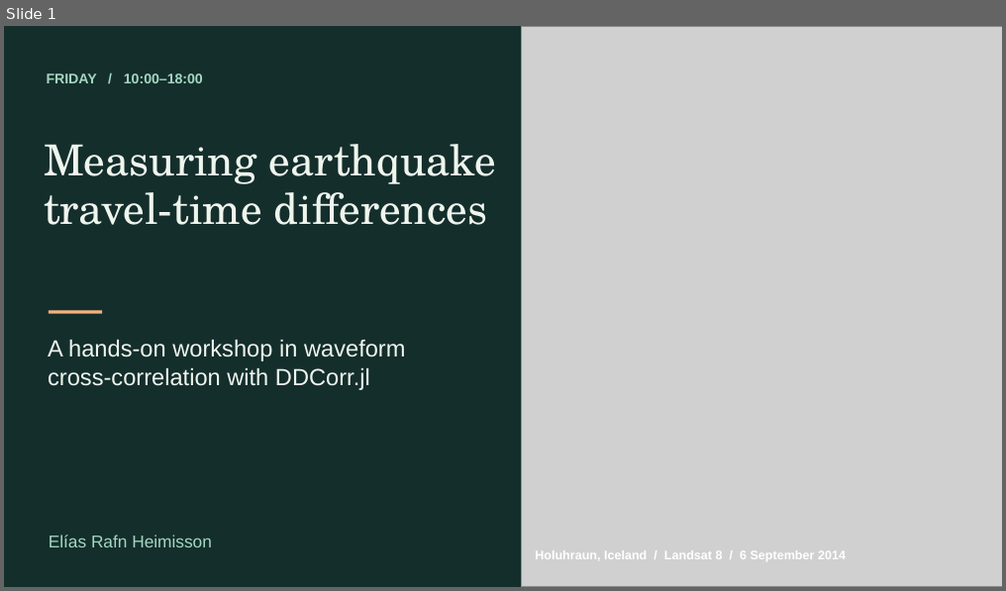
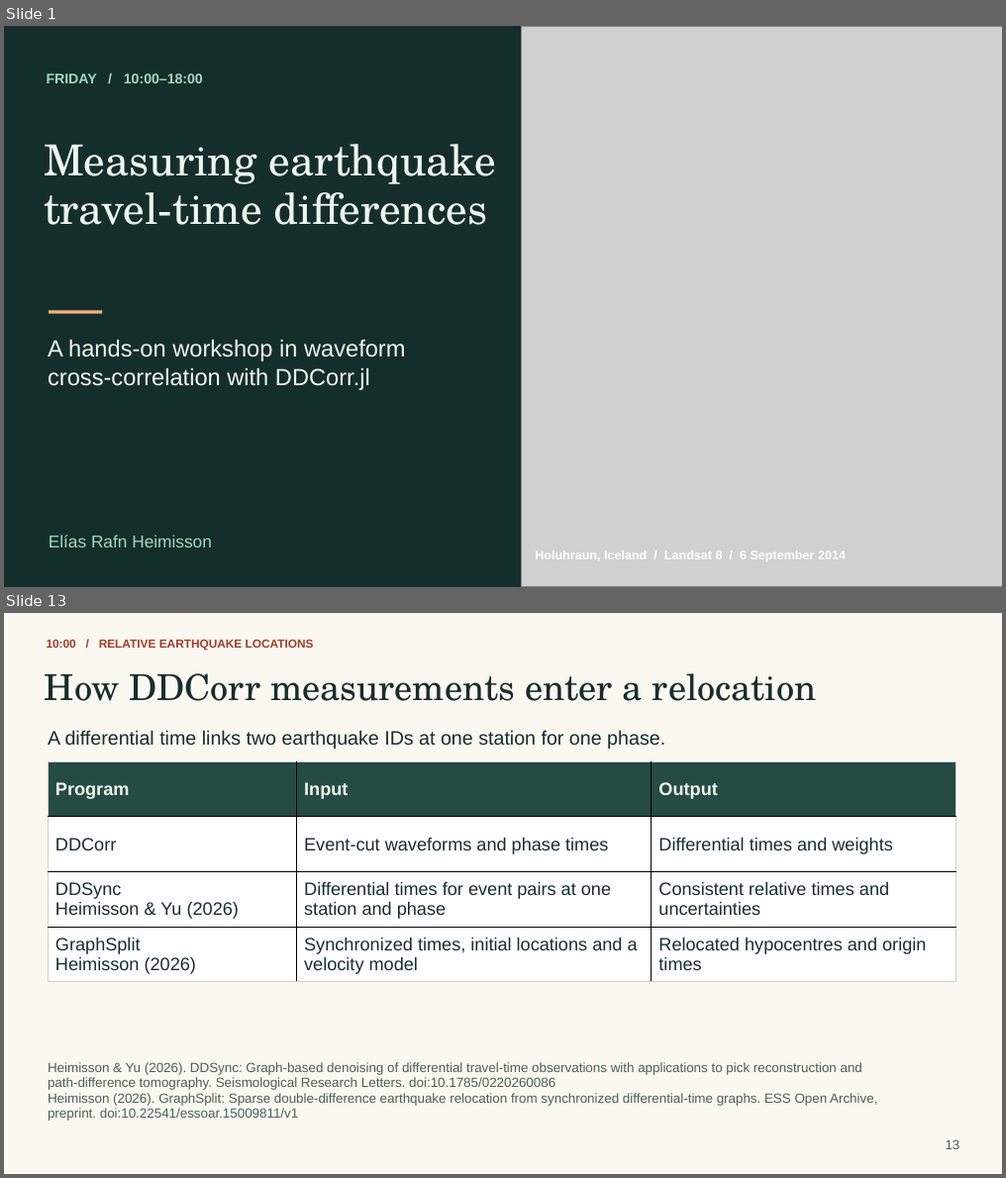
Before and after one commit to eliasrh/DDCorr.jl, a slide deck: teaching/DDCorr_minicourse.pptx. Shown one above the other, each under a label of ours: slide 1 before the commit, slides 1 and 13 after it; the slides between them are not shown. The pictures are 1006x591 and 1006x1178 pixels, drawn with LibreOffice and Linux fonts; fonts in the diff are those of the drawing; grey boxes stand for pictures. Boxes give left, top, right and bottom in pixels: in the first picture for what was removed or moved away, otherwise in the second. Text is boxed around its words. In the diff, an @@ line names an element or a change of style, - is before the commit and + after.

Commit message:
Teach the full Friday DDCorr lab with Bárðarbunga field recordings
Walk through the Iceland report, distinguish fitted lags from sampled coefficients, and reserve the last two hours for participants’ own SAC data.

```diff
--- a/teaching/DDCorr_minicourse.pptx
+++ b/teaching/DDCorr_minicourse.pptx
@@ slide 13 added at [4,613,1002,1174], background #FAF8F1 @@
@@ text added at [47,639,314,651], 11.2 pt, text #A23D28, bold @@
+10:00 / RELATIVE EARTHQUAKE LOCATIONS
@@ text added at [45,673,817,701], 34.5 pt, text #172E2C @@
+How DDCorr measurements enter a relocation
@@ text added at [48,730,665,749], 18.8 pt, text #172E2C @@
+A differential time links two earthquake IDs at one station for one phase.
@@ table added at [48,761,955,982], 4 rows, 3 columns @@
+Program | Input | Output
+DDCorr | Event-cut waveforms and phase times | Differential times and weights
+DDSync / Heimisson & Yu (2026) | Differential times for event pairs at one station and phase | Consistent relative times and uncertainties
+GraphSplit / Heimisson (2026) | Synchronized times, initial locations and a velocity model | Relocated hypocentres and origin times
@@ text added at [48,1062,862,1075], 12.8 pt, text #486258 @@
+Heimisson & Yu (2026). DDSync: Graph-based denoising of differential travel-time observations with applications to pick reconstruction and
@@ text added at [48,1077,555,1090], 12.8 pt, text #486258 @@
+path-difference tomography. Seismological Research Letters. doi:10.1785/0220260086
@@ text added at [48,1093,877,1106], 12.8 pt, text #486258 @@
+Heimisson (2026). GraphSplit: Sparse double-difference earthquake relocation from synchronized differential-time graphs. ESS Open Archive,
@@ text added at [48,1108,299,1121], 12.8 pt, text #486258 @@
+preprint. doi:10.22541/essoar.15009811/v1
@@ text added at [945,1140,960,1150], 12.8 pt, text #486258 @@
+13
```
Also in this commit, not shown: 2 slides changed, 85 other slides added, 80 slides removed, 48 other files.
